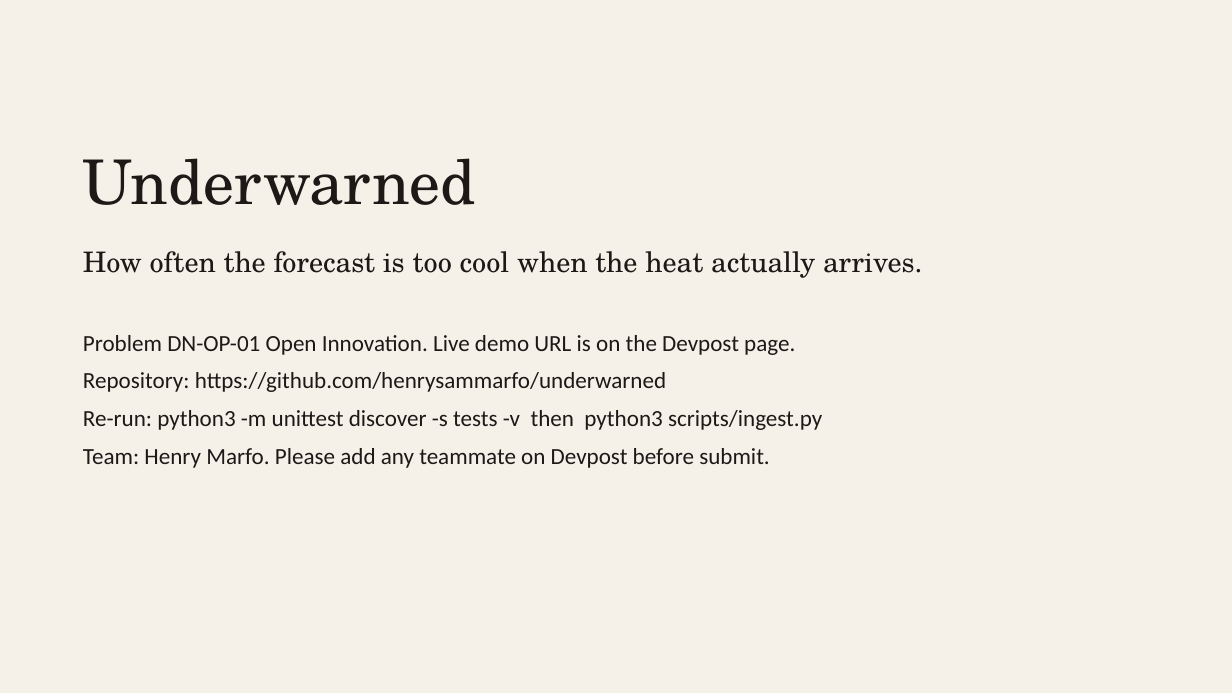
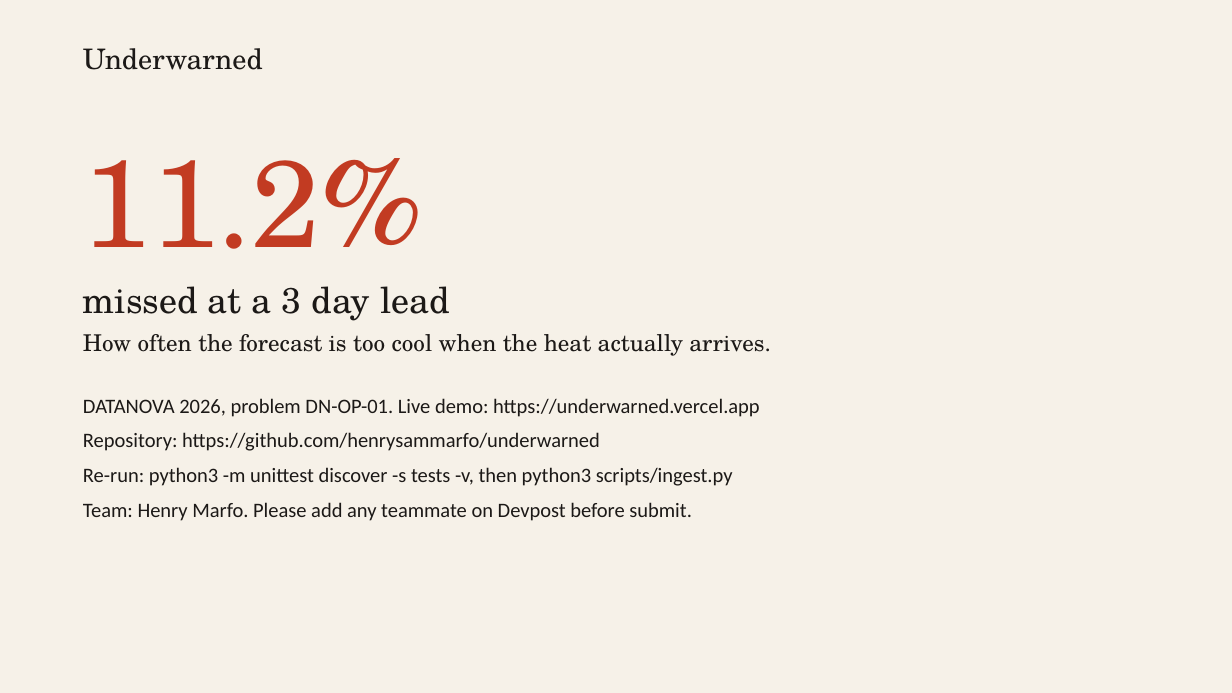
Before and after one commit to henrysammarfo/underwarned, a slide deck: slide 10 of docs/Underwarned-DATANOVA-deck.pptx. Drawn at 1232x693 pixels with LibreOffice and Linux fonts; fonts in the diff are those of the drawing. Boxes give left, top, right and bottom in pixels: in the first picture for what was removed or moved away, otherwise in the second. Text is boxed around its words. In the diff, an @@ line names an element or a change of style, - is before the commit and + after.

Commit message:
Rebuild the interface to the Underwarned design system.
The first viewport now states the Phoenix 40 °C finding, with a masthead, typographic miss ribbon, custom filters, and charts drawn from the frozen JSON. DESIGN.md is the brand source of truth. Deck visuals match the new paper and vermilion system.

```diff
--- a/docs/Underwarned-DATANOVA-deck.pptx
+++ b/docs/Underwarned-DATANOVA-deck.pptx
@@ text "Underwarned": place and size @@
-text "Underwarned" at (83,158,476,205)
+text "Underwarned" at (83,48,263,70)
@@ text "Underwarned" at (83,48,263,70): size 48 to 22 pt @@
@@ text added at (83,158,423,249), 96 pt, text #C23B22 @@
+11.2%
@@ text added at (83,286,450,321), 28 pt, text #1C1917 @@
+missed at a 3 day lead
@@ text "How often the forecast is ...": place and size @@
-text "How often the forecast is ..." at (83,251,923,278)
+text "How often the forecast is ..." at (83,334,771,356)
@@ text "How often the forecast is ..." at (83,334,771,356): size 22 to 18 pt @@
@@ text "DATANOVA 2026, problem DN-OP-01. Live ...": place and size @@
-text "DATANOVA 2026, problem DN-OP-01. Live ..." at (83,335,822,468)
+text "DATANOVA 2026, problem DN-OP-01. Live ..." at (83,398,760,521)
@@ text at (83,398,760,417): text changed; size 18 to 16 pt @@
-Problem DN-OP-01 Open Innovation. Live demo URL is on the Devpost page.
+DATANOVA 2026, problem DN-OP-01. Live demo: https://underwarned.vercel.app
@@ text at (83,432,692,521): size 18 to 16 pt in "Repository: https://github.com/henrysammarfo/underwarned", "Team: Henry Marfo. Please add any teammate ..." @@
@@ text at (83,467,733,486): text changed; size 18 to 16 pt @@
-Re-run: python3 -m unittest discover -s tests -v then python3 scripts/ingest.py
+Re-run: python3 -m unittest discover -s tests -v, then python3 scripts/ingest.py
```
Also in this commit, not shown: 9 other slides changed, 22 other files.
